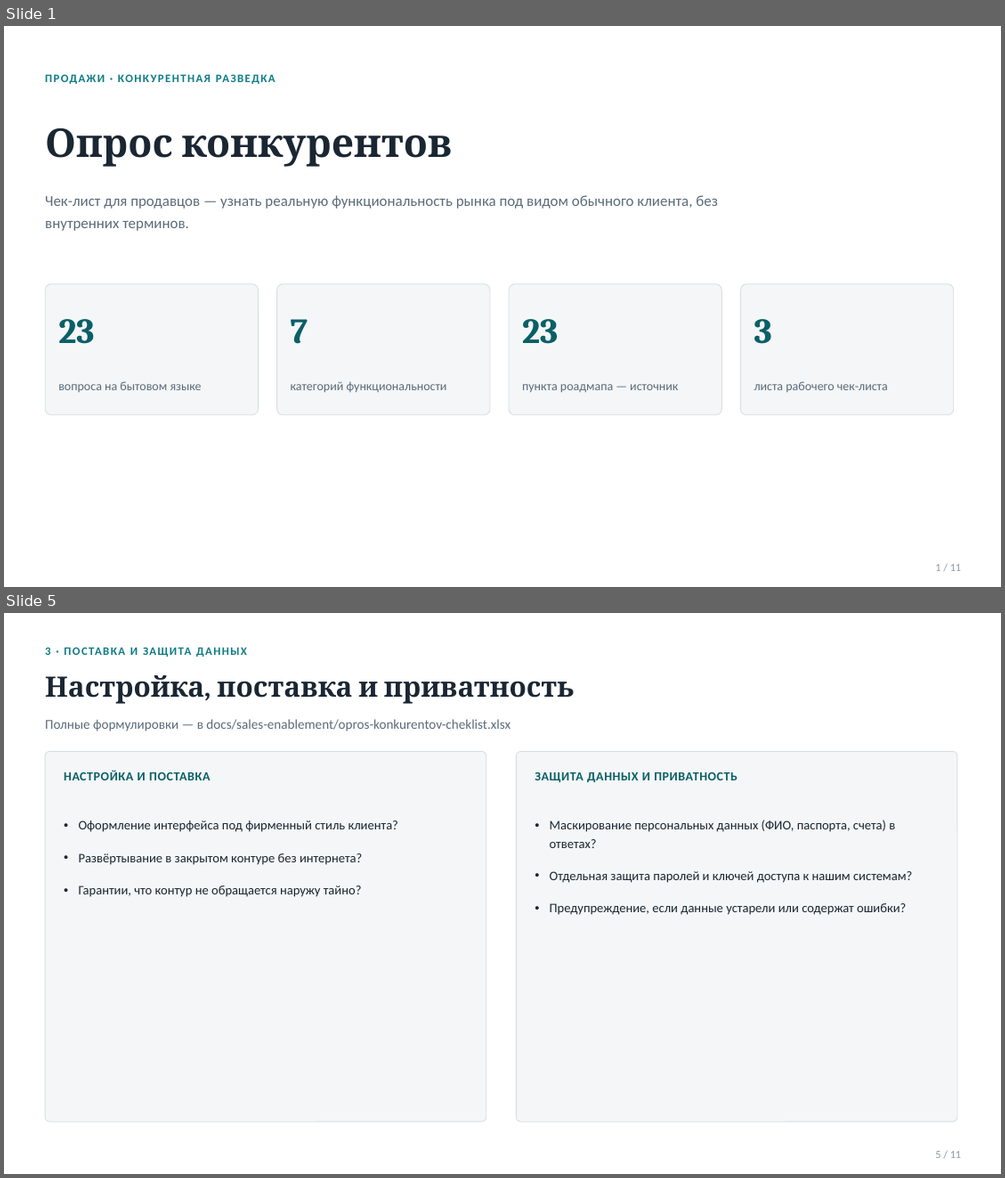
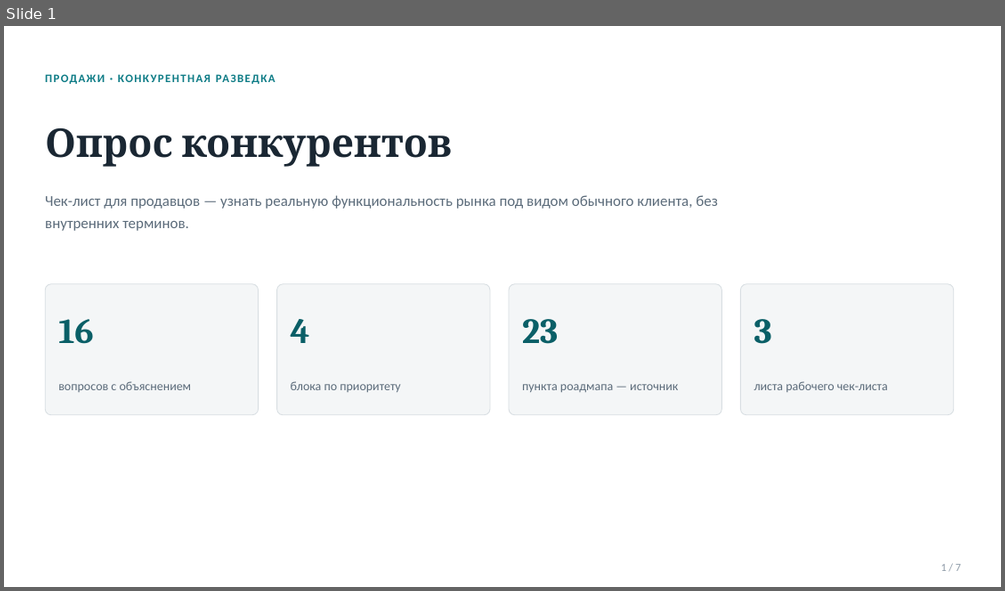
Before and after one commit to vladilslavandrosov-prog/job-RAG, a slide deck: docs/sales-enablement/opros-konkurentov-presentation.pptx. Shown one above the other, each under a label of ours: slides 1 and 5 before the commit, slide 1 after it; the slides between them are not shown. The pictures are 1005x1178 and 1005x591 pixels, drawn with LibreOffice and Linux fonts; fonts in the diff are those of the drawing. Boxes give left, top, right and bottom in pixels: in the first picture for what was removed or moved away, otherwise in the second. Text is boxed around its words. In the diff, an @@ line names an element or a change of style, - is before the commit and + after.

```diff
--- a/docs/sales-enablement/opros-konkurentov-presentation.pptx
+++ b/docs/sales-enablement/opros-konkurentov-presentation.pptx
@@ slide 5 removed at [4, 613, 1001, 1174], background #FFFFFF @@
@@ text removed at [45, 647, 138, 655] @@
-3 · ПОСТАВКА И ЗАЩИТА ДАННЫХ
@@ text removed at [45, 675, 574, 704] @@
-Настройка, поставка и приватность
@@ text removed at [45, 719, 510, 731] @@
-Полные формулировки — в docs/sales-enablement/opros-konkurentov-cheklist.xlsx
@@ rounded rectangle removed at [45, 751, 486, 1121] @@
@@ text removed at [64, 770, 210, 780] @@
-НАСТРОЙКА И ПОСТАВКА
@@ rounded rectangle removed at [517, 751, 957, 1121] @@
@@ text removed at [534, 772, 737, 782] @@
-ЗАЩИТА ДАННЫХ И ПРИВАТНОСТЬ
@@ text removed at [79, 820, 398, 897] @@
-• Оформление интерфейса под фирменный стиль клиента?
-• Развёртывание в закрытом контуре без интернета?
-• Гарантии, что контур не обращается наружу тайно?
@@ text removed at [550, 819, 912, 915] @@
-• Маскирование персональных данных (ФИО, паспорта, счета) в ответах?
-• Отдельная защита паролей и ключей доступа к нашим системам?
-• Предупреждение, если данные устарели или содержат ошибки?
@@ text removed at [935, 1151, 961, 1158] @@
-5 / 11
@@ slide 1 changed as well @@
@@ text at [58, 319, 93, 344]: text changed @@
-23
+16
@@ text at [291, 319, 310, 343]: text changed @@
-7
+4
@@ text at [58, 381, 192, 392]: text changed @@
-вопроса на бытовом языке
+вопросов с объяснением
@@ text at [291, 381, 400, 392]: text changed @@
-категорий функциональности
+блока по приоритету
@@ text at [941, 564, 961, 571]: text changed @@
-1 / 11
+1 / 7
```
Also in this commit, not shown: 3 other slides changed, 3 slides added, 6 other slides removed, 1 other file.
